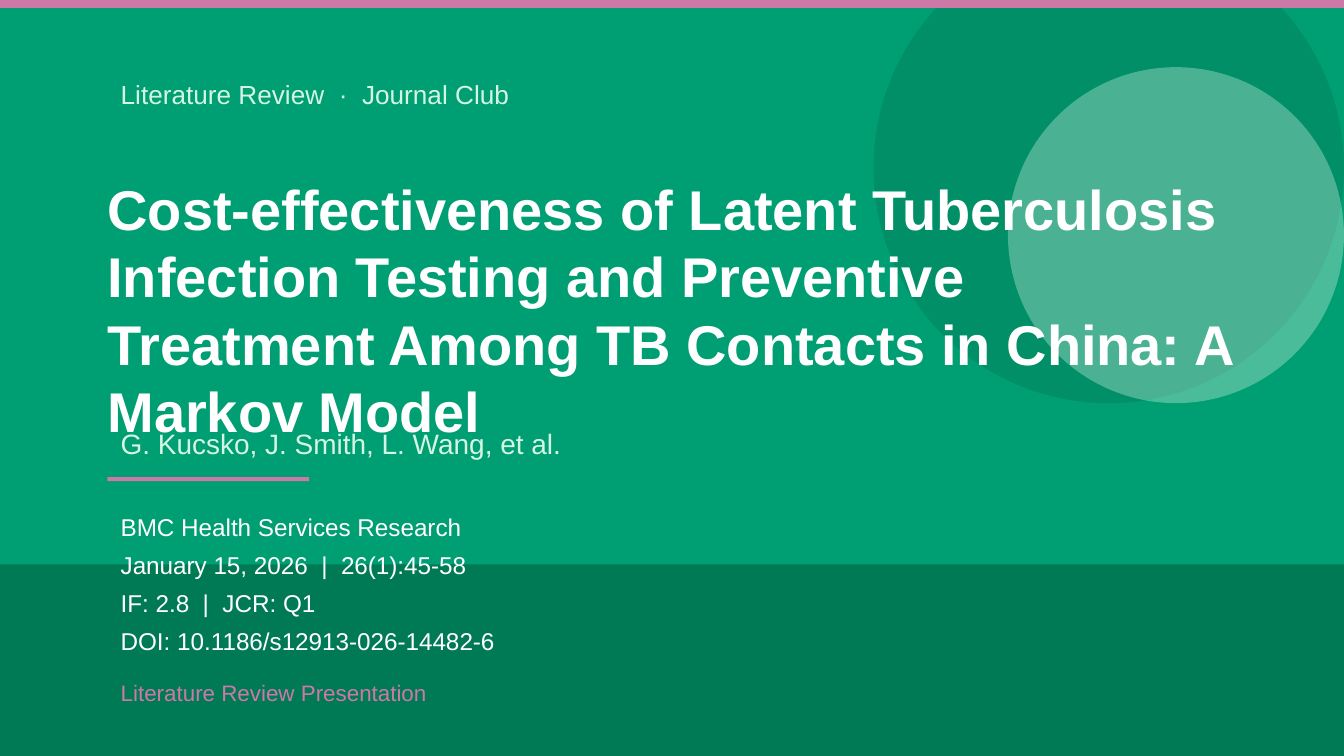
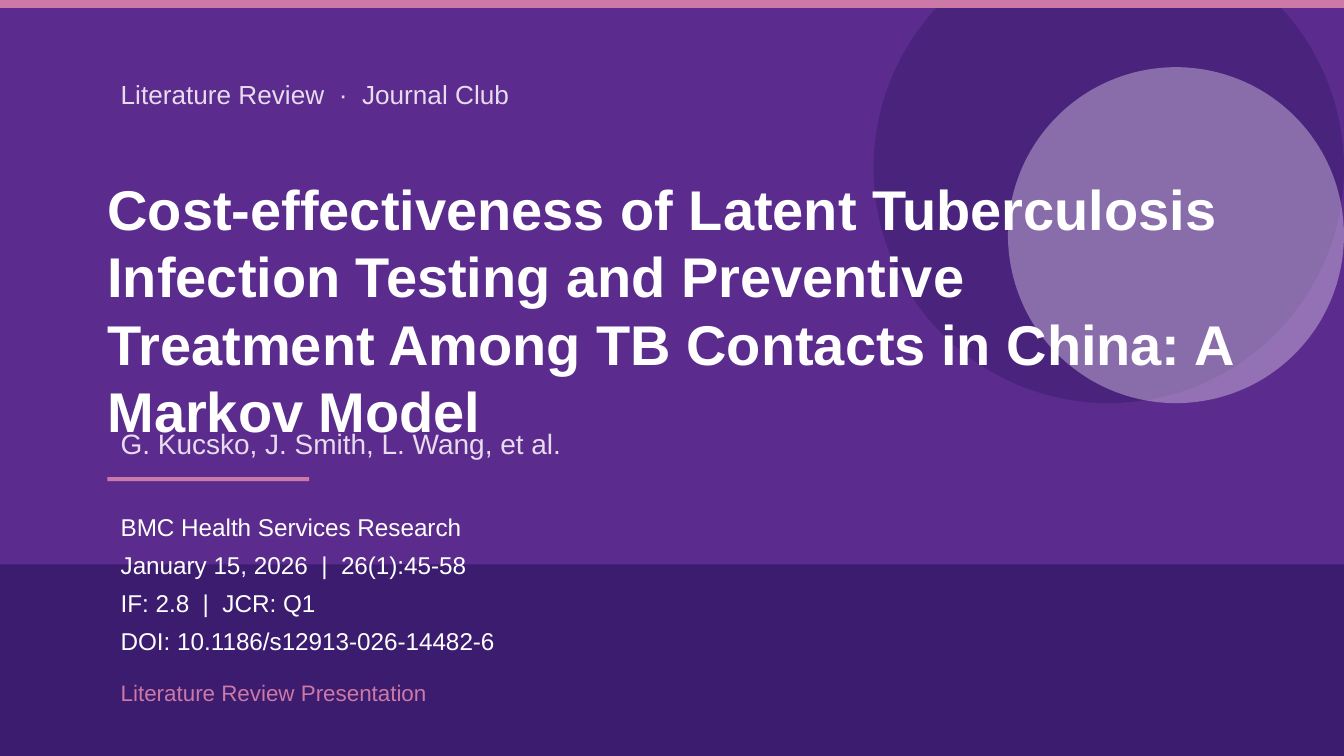
Before and after one commit to ablikimeli/paper2ppt-skill, a slide deck: slide 1 of templates/samples/template_teal.pptx. Drawn at 1344x756 pixels with LibreOffice and Linux fonts; fonts in the diff are those of the drawing. Boxes give left, top, right and bottom in pixels: in the first picture for what was removed or moved away, otherwise in the second. Text is boxed around its words. In the diff, an @@ line names an element or a change of style, - is before the commit and + after.

```diff
--- a/templates/samples/template_teal.pptx
+++ b/templates/samples/template_teal.pptx
@@ rectangle at (0,0,1344,755): fill #009E73 to #5B2C8E @@
@@ ellipse at (874,0,1344,403): fill #007A55 at 40% opacity to #3B1C6E at 50% opacity @@
@@ text "Literature Review · Journal Club" at (121,85,509,104): text colour #D5F5E3 to #E8DAEF @@
@@ ellipse at (1008,67,1344,403): fill #D5F5E3 at 35% opacity to #E8DAEF at 40% opacity @@
@@ text "G. Kucsko, J. Smith, L. ..." at (121,432,561,459): text colour #D5F5E3 to #E8DAEF @@
@@ rectangle at (0,564,1344,756): fill #007A55 to #3B1C6E @@
```
Also in this commit, not shown: 2 other slides changed, 11 other files.
